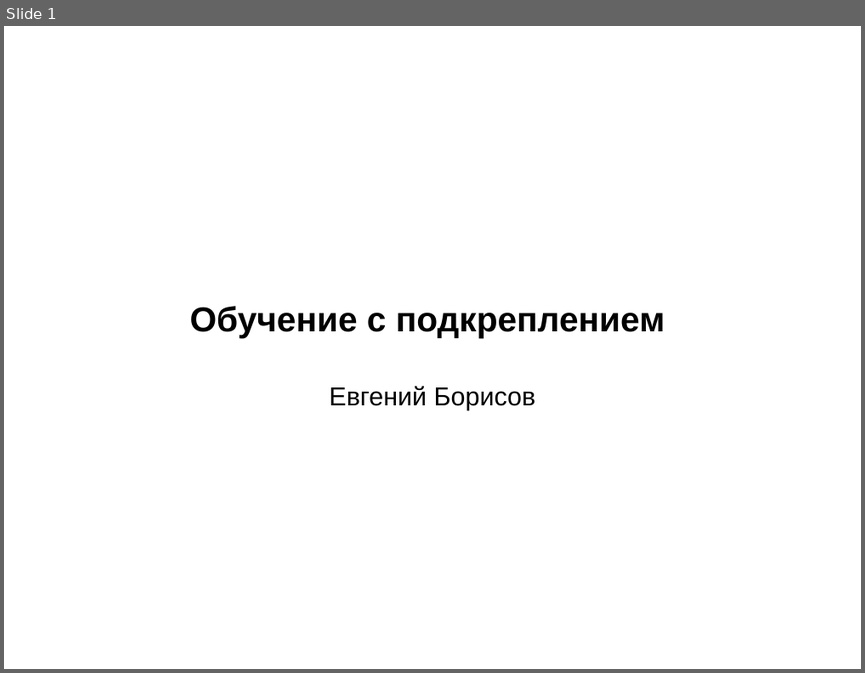
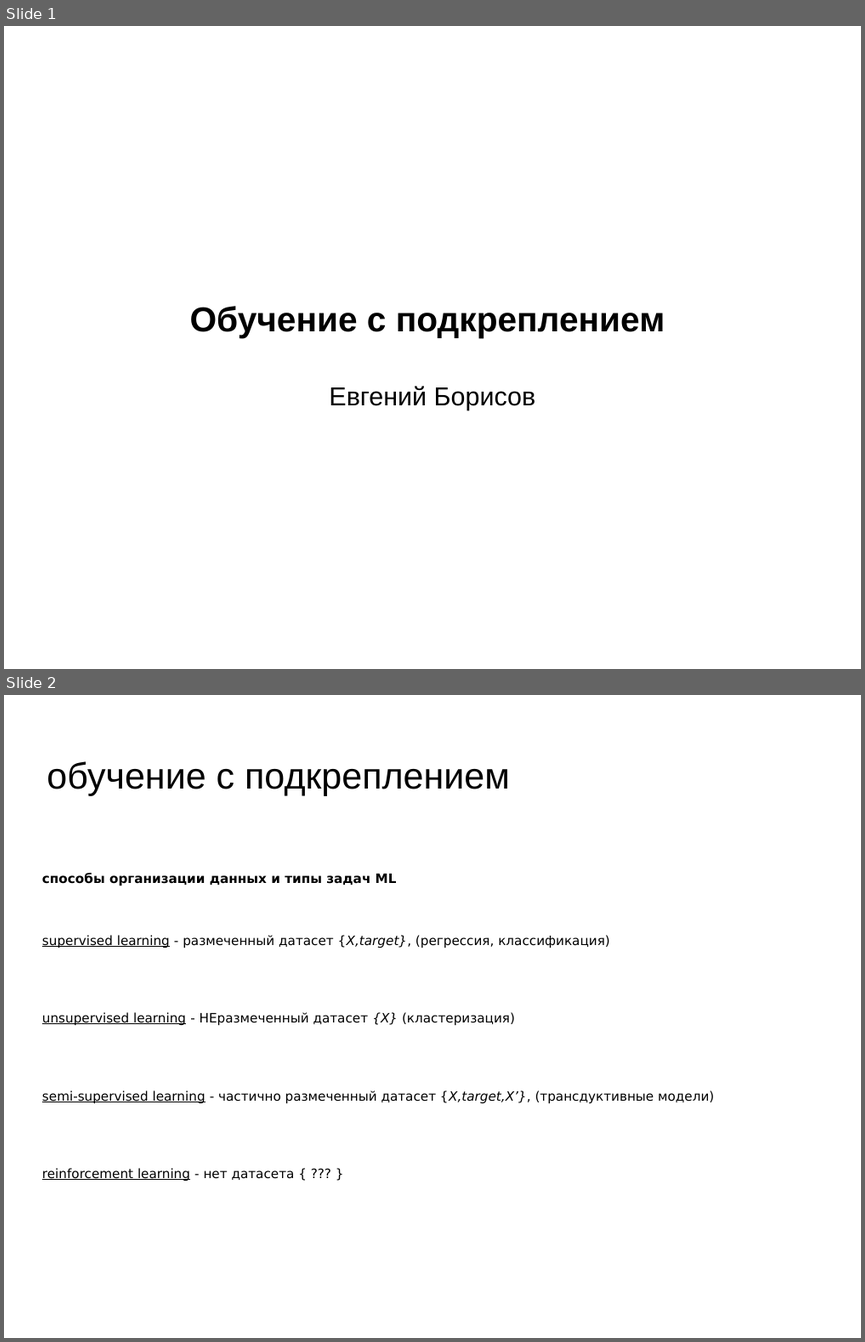
Before and after one commit to mechanoid5/ml_lectorium_legacy, a slide deck: 34-reinforcement-learning.odp. Shown one above the other, each under a label of ours: slide 1 before the commit, slides 1 and 2 after it. The pictures are 865x673 and 865x1342 pixels, drawn with LibreOffice and Linux fonts; fonts in the diff are those of the drawing; background and template pictures are left out. Boxes give left, top, right and bottom in pixels: in the first picture for what was removed or moved away, otherwise in the second. Text is boxed around its words. In the diff, an @@ line names an element or a change of style, - is before the commit and + after.

```diff
--- a/34-reinforcement-learning.odp
+++ b/34-reinforcement-learning.odp
@@ slide 2 added at [4,695,861,1338], background picture (left out) @@
@@ title added at [46,761,510,796], 33.9 pt, text #000000 @@
+обучение с подкреплением
@@ text added at [42,873,714,1180], 12 pt, text #000000 @@
+способы организации данных и типы задач ML
+supervised learning - размеченный датасет {X,target}, (регрессия, классификация)
+unsupervised learning - НЕразмеченный датасет {X} (кластеризация)
+semi-supervised learning - частично размеченный датасет {X,target,X’}, (трансдуктивные модели)
+reinforcement learning - нет датасета { ??? }
```
Also in this commit, not shown: 1 slide changed, 4 other slides added.
